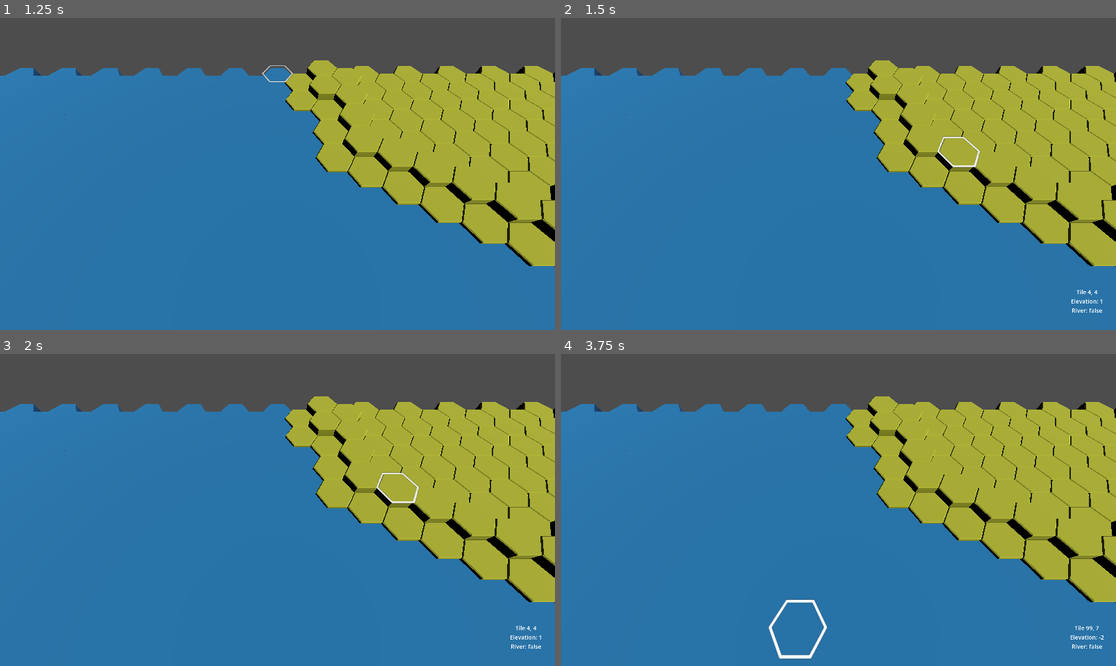
Above: before the commit, frames 1-4 (two rows, left to right).
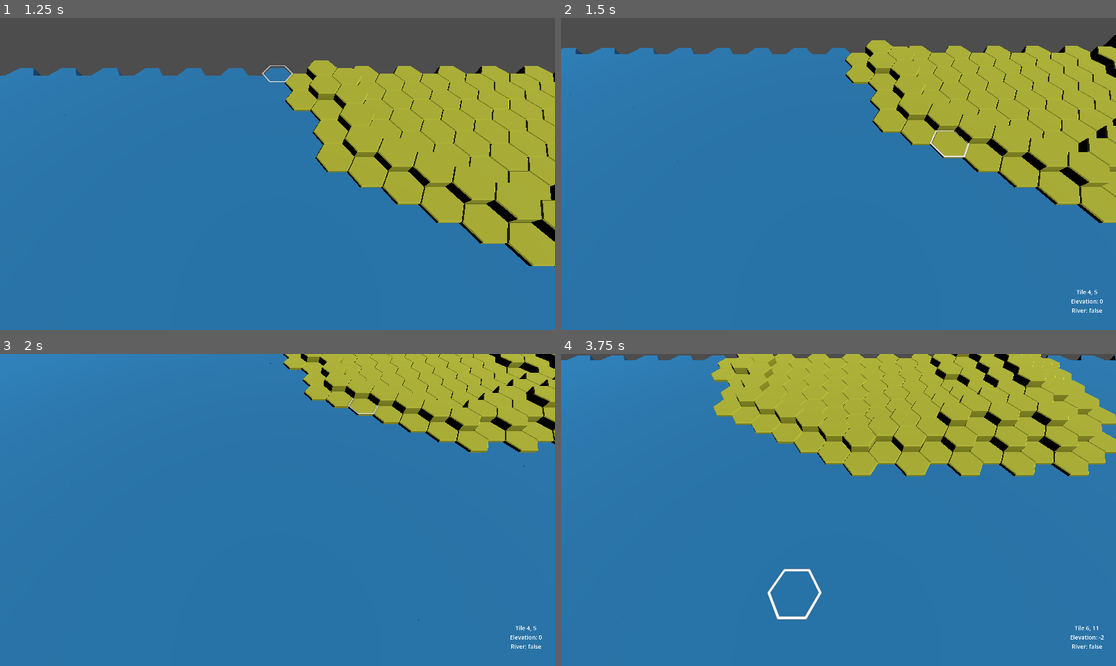
Above: after the commit, the same moments.

Repository: web-fu/prince
Game: Godot game, scene res://scenes/ui/MainMenu.tscn
Two runs of this game, one before a commit and one after it. Both use one fixed random seed, a clock stepped at 60 frames per second and the inputs below.
Inputs (mouse positions are in pixels of both pictures, inside the frame that each line leads up to):
- Up to frame 1 (1.25 s): click "Start Game" at 0.5 s
- Up to frame 2 (1.5 s): tap Enter at 1.25 s; move the mouse to (960, 158) at 1.27 s; hold E (axial_move_north_east) from 1.28 s (still down); hold Down (camera_move_down) from 1.28 s (still down); click (960, 158) at 1.42 s
- Up to frame 3 (2 s): keep holding E (axial_move_north_east); keep holding Down (camera_move_down)
- Up to frame 4 (3.75 s): move the mouse to (727, 525) at 2.02 s; release E (axial_move_north_east) at 2.03 s; release Down (camera_move_down) at 2.03 s; hold S (axial_move_south) 2.03-2.78 s; tap Left (camera_move_left) at 2.1 s; tap Space at 2.75 s; move the mouse to (894, 441) at 2.77 s; hold E (axial_move_north_east) 2.78-3.53 s; hold Right (camera_move_right) 2.78-3.53 s; move the mouse to (810, 572) at 3.52 s; hold W (axial_move_north) from 3.53 s (still down); tap Up (camera_move_up) at 3.6 s; click (810, 572) at 3.67 s

Frame 1 is identical in both runs. In frame 2, 16% of the frame differs, in the area x 0-100%, y 5-92%; in frame 3, 35%, in the area x 0-100%, y 0-92%; in frame 4, 34%.
Error before the commit: Parse Error: Identifier "DebugDraw3D" not declared in the current scope. (res://scenes/ui/GameCamera.gd:41)

Commit message:
GameCamera fix

Diff:
--- a/scenes/ui/GameCamera.gd
+++ b/scenes/ui/GameCamera.gd
@@ -6,14 +6,9 @@
 
 const AXIS_Z_LOCK = 25
 
-var deadzone_ratio = 0.9
-
-var direction = position
-
-var check
-
 # Called every frame. 'delta' is the elapsed time since the previous frame.
 func _process(delta):
+	var direction = position
 	if Input.is_action_pressed("camera_move_right"):
 		direction.x += 1
 	if Input.is_action_pressed("camera_move_left"):
@@ -37,9 +32,6 @@
 		direction.x -= Common.grid_size.cols * Common.TILE_SIZE * sqrt(3)
 	position = lerp(position, direction, camera_speed)
 
-	var p = get_camera_ground_point()
-	DebugDraw3D.draw_sphere(p, 0.3, Color.RED)
-
 func get_camera_ground_point() -> Vector3:
 	var origin = global_position
 	var direction = -global_transform.basis.z.normalized()
@@ -53,29 +45,10 @@
 
 	return origin + direction * t
 
-func move_camera_to_ground_point_smooth(ground_point: Vector3):
-	var direction = -global_transform.basis.z.normalized()
-
-	print(direction)
-
-	if abs(direction.y) < 0.0001:
-		return
-
-	var t = -global_position.y / direction.y
-	var desired_pos = ground_point - direction * t
-
-	print(desired_pos)
-	#global_position = desired_pos
-
-
 func adjust(elementPosition: Vector3):
 	var cameraPosition = get_camera_ground_point()
 	var diffPosition = cameraPosition - elementPosition
+	diffPosition.y = 0
 
-	print('...')
-	print(cameraPosition)
-	print(elementPosition)
-	print(diffPosition)
-
-	#if abs(diffPosition.x) > 10 || abs(diffPosition.z) > 10:
-	move_camera_to_ground_point_smooth(elementPosition)
+	if abs(diffPosition.x) > 10 || abs(diffPosition.z) > 8:
+		position = lerp(position, position - diffPosition, camera_speed)
